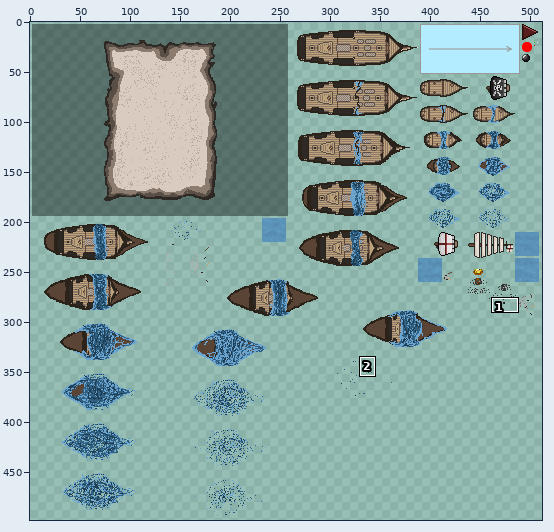
Edited in one commit: sprite sheet (assets/spritesheet.png). Above, an overview of the earlier version with the close-up marked.
Close-up. The starting point:
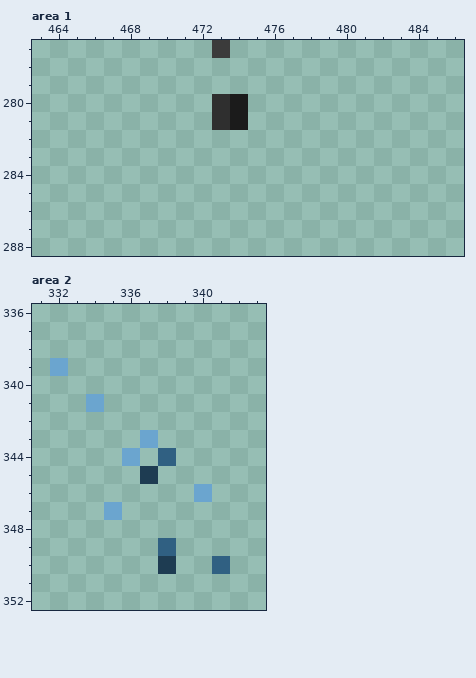
The file is 512x512 pixels. Colours within 5 levels of each other are drawn and written as one. Shown: area 1: x 463..486, y 277..288; area 2: x 331..343, y 336..352. The wide view leaves out empty margins. The commit also changed other parts of the picture, which this record leaves out.
New version:
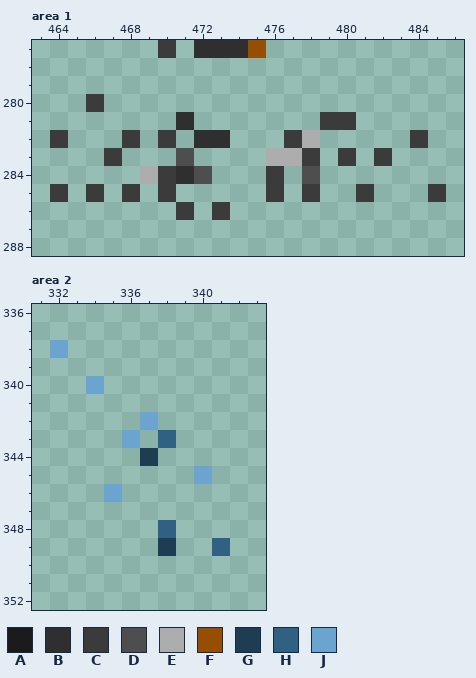
Palette (. is transparent): A #1b1b1b  B #2f2f2f  C #3b3b3b  D #4e4e4e  E #adadad  F #964e00  G #1e3c52  H #306082  J #6ba5cf
Change:
Changed rows in their new state; - is an unchanged pixel.
Area 1:
first column x 464:
277 ------C-BBBF----------
280 --C------..-----------
281 -------B-..----CC-----
282 C---C-C-BB---CE-----C-
283 ---C---D----EEC-C-C---
284 -----ECBD---C-D-------
285 C-C-C-C-----C-C--C---C
286 -------C-C------------
Area 2:
first column x 332:
338 J---------
339 .---------
340 --J-------
341 --.-------
342 -----J----
343 ----J.H---
344 ----.G.---
345 -----.--J-
346 ---J----.-
347 ---.------
348 ------H---
349 ------G--H
350 ------.--.
